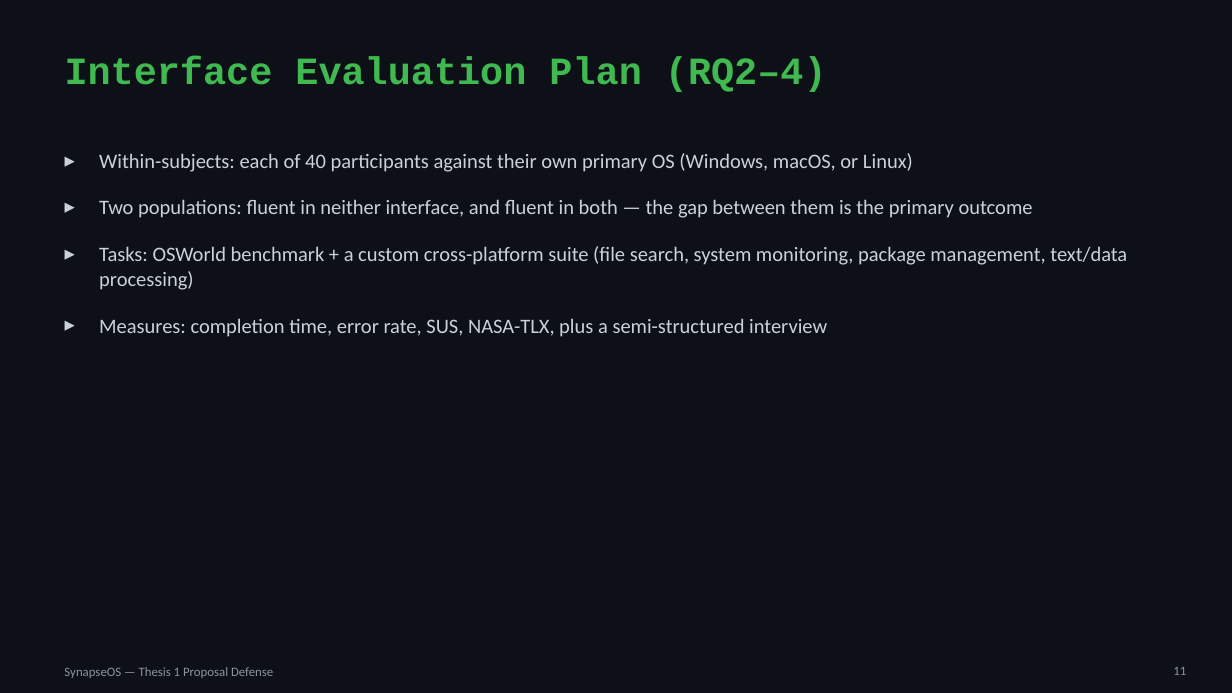
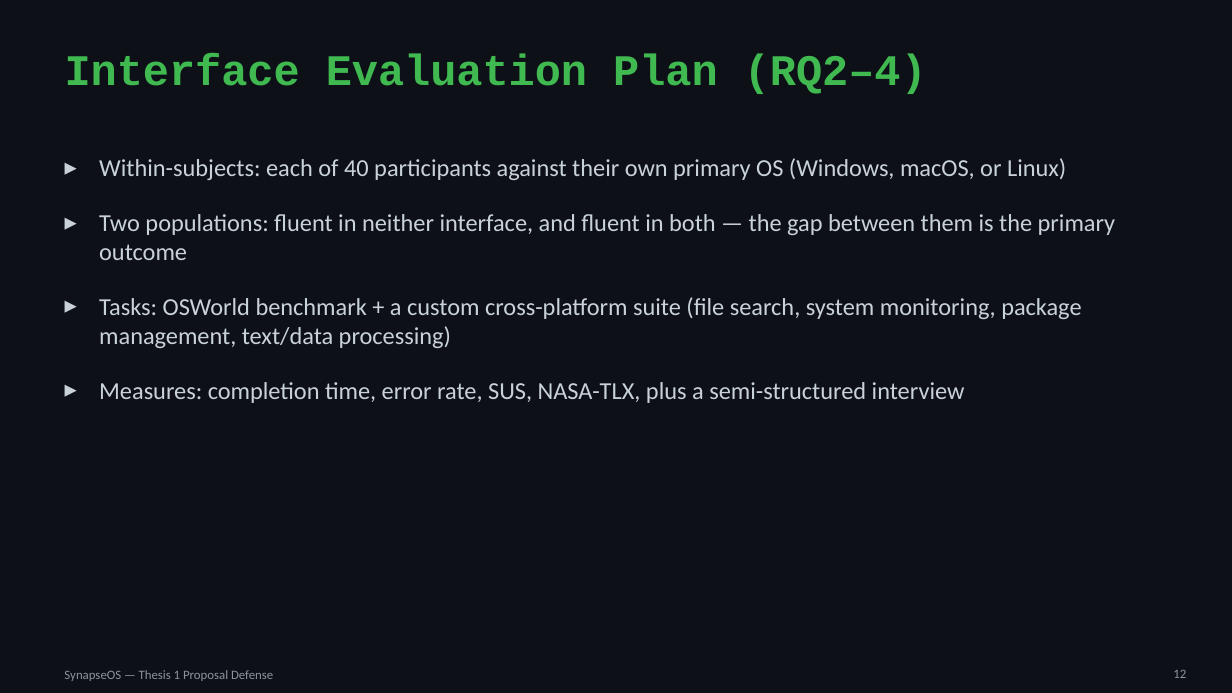
Before and after one commit to willardcsoriano/thesis, a slide deck: slide 12 of thesis 1/defense/SynapseOS_Proposal_Defense.pptx (slide 11 before the commit). Drawn at 1232x693 pixels with LibreOffice and Linux fonts; fonts in the diff are those of the drawing. Boxes give left, top, right and bottom in pixels: in the first picture for what was removed or moved away, otherwise in the second. Text is boxed around its words. In the diff, an @@ line names an element or a change of style, - is before the commit and + after.

```diff
--- a/thesis 1/defense/SynapseOS_Proposal_Defense.pptx
+++ b/thesis 1/defense/SynapseOS_Proposal_Defense.pptx
@@ title "Interface Evaluation Plan (RQ2–4)" at bbox=[65, 53, 927, 94]: size 30 to 34 pt @@
@@ text "Within-subjects: each of 40 participants ..." at bbox=[99, 158, 1116, 403]: size 16 to 19 pt; more space between paragraphs @@
@@ page number removed at bbox=[1173, 667, 1186, 675] @@
-11
@@ page number added at bbox=[1173, 670, 1186, 678], 10 pt, text #8B949E @@
+12
```
Also in this commit, not shown: 14 other slides changed, 2 slides added, 2 other files.
